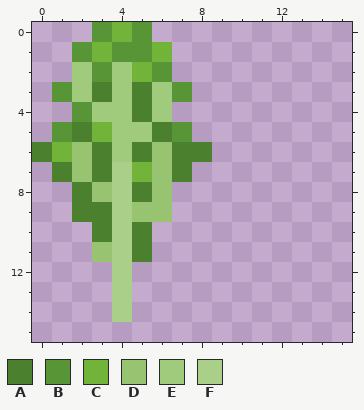
Pixel-art sprite: ecology_resource_pack/textures/blocks/crops/lettuce/lettuce_leaf.png. That is the earlier state.
The file is 16x16 pixels.
Palette (. is transparent): A #4b802f  B #589536  C #72b339  D #98c472  E #a0ca7c  F #a9cf88
Pixels before, first column x 0:
 0 ...BCB...
 1 ..BCBBC..
 2 ..EBECB..
 3 .BEAEAEB.
 4 ..BEEAE..
 5 .BACEEAB.
 6 ACDAEADAA
 7 .ADAFCDA.
 8 ..ADFAD..
 9 ..AAFDD..
10 ...AFA...
11 ...DFA...
12 ....F....
13 ....F....
14 ....F....
New version:
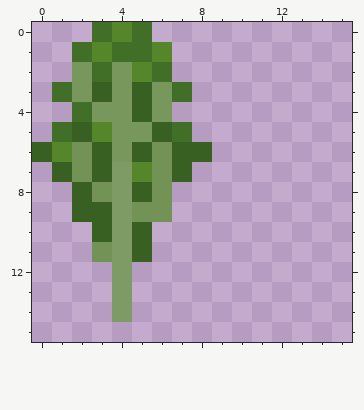
What changed:
colour A: #4b802f -> #386023
colour B: #589536 -> #426f28
colour C: #72b339 -> #55862a
colour D: #98c472 -> #729355
colour E: #a0ca7c -> #78975d
colour F: #a9cf88 -> #7e9b66
Changed places in both pictures, as pixel boxes (x1, y1, x2, y2):
changed: (32, 22, 212, 322)
